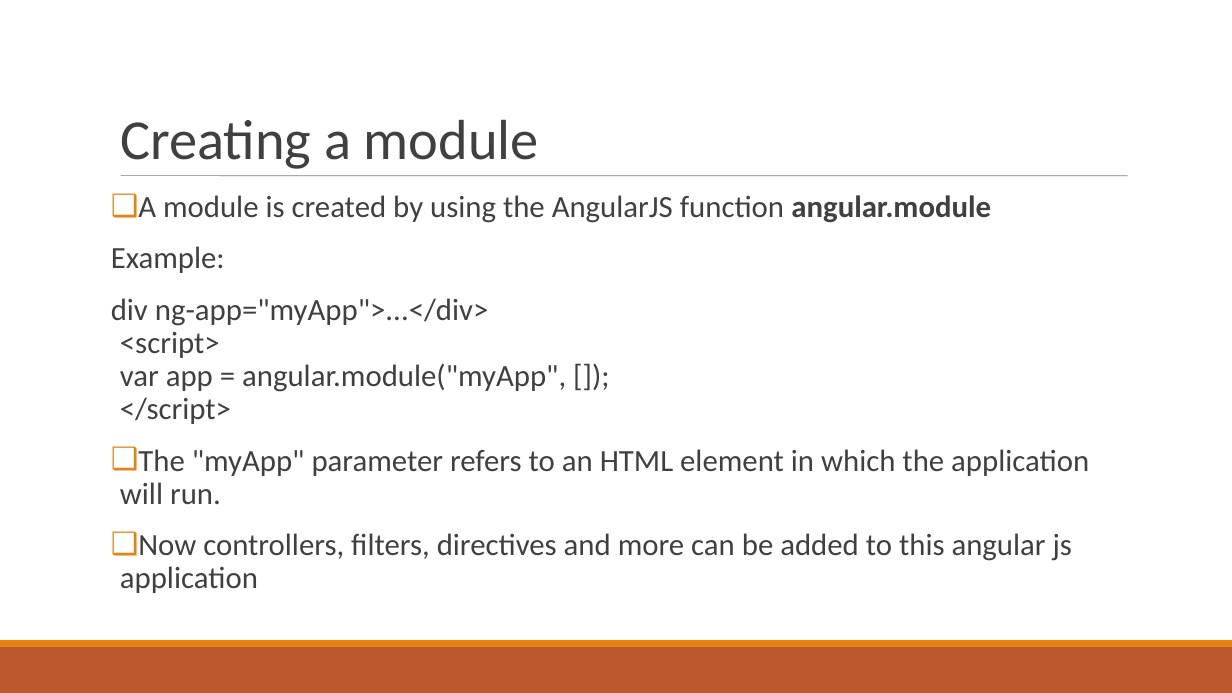
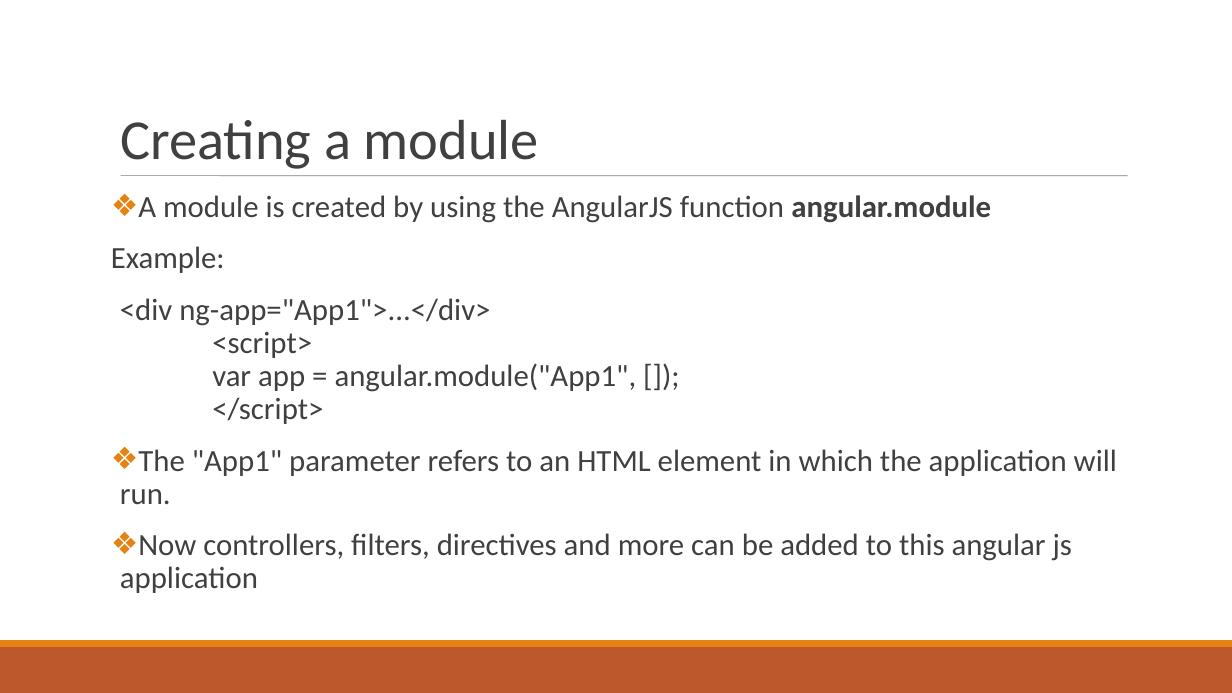
Before and after one commit to AMURTHAInfo/edu, a slide deck: slide 20 of Videos/angular.ppt (slide 17 before the commit). Drawn at 1232x693 pixels with LibreOffice and Linux fonts; fonts in the diff are those of the drawing. Boxes give left, top, right and bottom in pixels: in the first picture for what was removed or moved away, otherwise in the second. Text is boxed around its words. In the diff, an @@ line names an element or a change of style, - is before the commit and + after.

```diff
--- a/Videos/angular.ppt
+++ b/Videos/angular.ppt
@@ text at (x1=120, y1=195, x2=1072, y2=593): bullet ❑ to ❖ @@
@@ text at (x1=120, y1=298, x2=1117, y2=504): text changed @@
-div ng-app="myApp">...</div>
-<script>
-var app = angular.module("myApp", []);
-</script>
-❑ The "myApp" parameter refers to an HTML element in which the application will run.
+<div ng-app="App1">...</div>
+<script>
+var app = angular.module("App1", []);
+</script>
+❖ The "App1" parameter refers to an HTML element in which the application will run.
```
Also in this commit, not shown: 14 other slides changed, 4 slides added, 3 slides removed, 4 other files.
